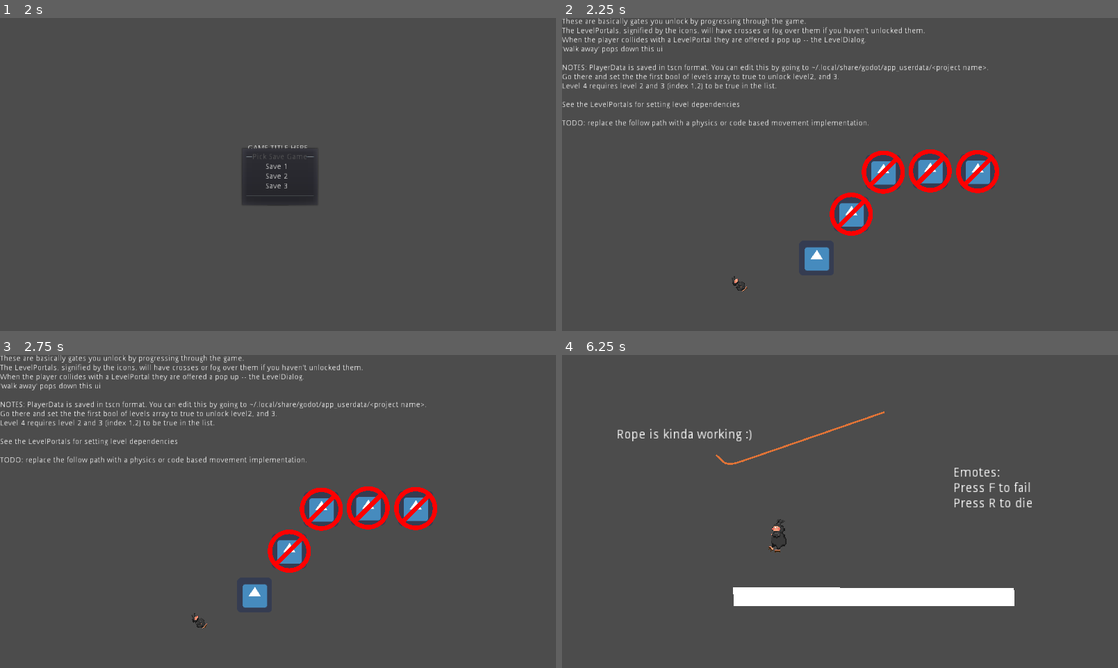
Above: before the commit, frames 1-4 (two rows, left to right).
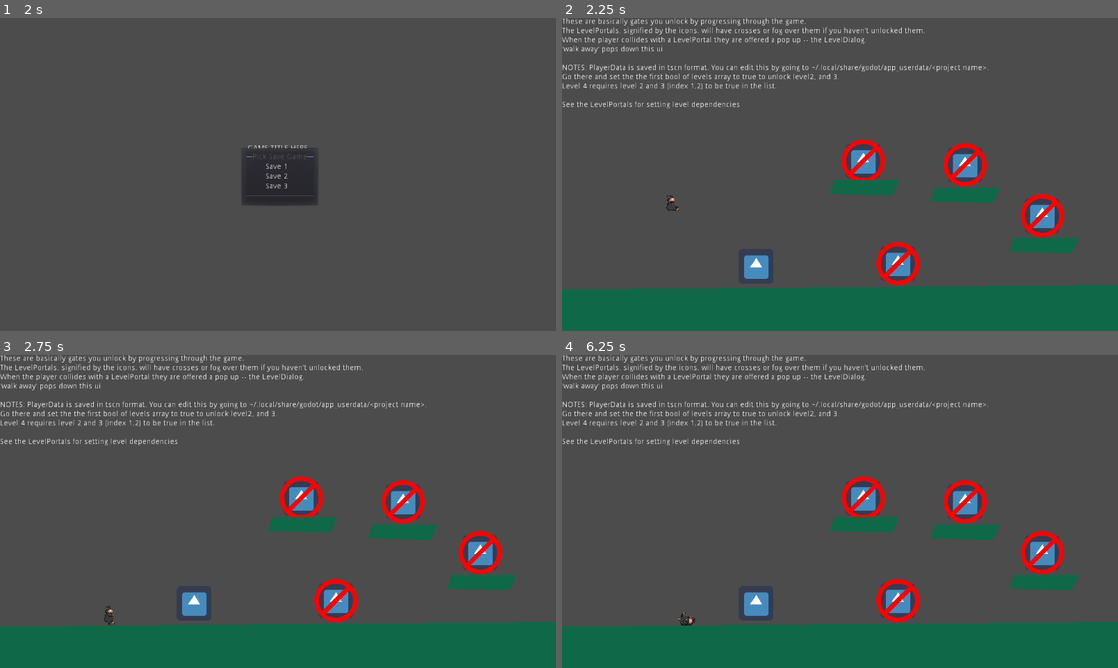
Above: after the commit, the same moments.

Repository: gmeisinger/plug-it-in
Game: Godot game, scene res://scenes/UI/Title.tscn
The game is run twice, just before and just after one commit, with the same random seed, the same clock (stepped at 60 frames per second) and the same inputs. The engine's default icon, where the game draws it, is replaced by a stand-in: a white triangle on a blue panel in a dark square.
Inputs (mouse positions are in pixels of both pictures, inside the frame that each line leads up to):
- Up to frame 1 (2 s): click "Play" at 0.5 s; click "Play" at 1.25 s
- Up to frame 2 (2.25 s): click "Options" at 2 s
- Up to frame 3 (2.75 s): no input
- Up to frame 4 (6.25 s): tap Enter at 2.75 s; hold D (move_right) 2.78-4.25 s; tap R (die) at 2.85, 5.85 s; tap Space (jump) at 3.02, 3.77 s; tap F (fail) at 3.6 s; click (823, 530) at 4.25 s, where only the run before the commit has a clickable "GO"; click (823, 517) at 5 s, where only the run before the commit has a clickable "GO"; hold A (move_left) from 5.78 s (still down)

Frame 1 is identical in both runs. In frame 2, 21% of the frame differs, in the area x 0-100%, y 32-100%; in frame 3, 21%; in frame 4, 24%, in the area x 0-100%, y 0-100%.

Commit message:
physics based world map

Diff:
--- a/scenes/map/LevelPortal.gd
+++ b/scenes/map/LevelPortal.gd
@@ -16,10 +16,10 @@
 func _ready():
 	if locked: $LockedSprite.show()
 
-func _on_LevelPortal_area_entered(area):
+func _on_LevelPortal_body_entered(body):
 	if locked: return
 	level_dialog.pop_up(level_path)
 
-func _on_LevelPortal_area_exited(area):
+func _on_LevelPortal_body_exited(body):
 	if locked: return
 	level_dialog._on_Dont_pressed()
--- a/scenes/map/LevelPortal.tscn
+++ b/scenes/map/LevelPortal.tscn
@@ -24,5 +24,5 @@
 
 [node name="CollisionShape" type="CollisionShape2D" parent="Area2D"]
 shape = SubResource( 1 )
-[connection signal="area_entered" from="Area2D" to="." method="_on_LevelPortal_area_entered"]
-[connection signal="area_exited" from="Area2D" to="." method="_on_LevelPortal_area_exited"]
+[connection signal="body_entered" from="Area2D" to="." method="_on_LevelPortal_body_entered"]
+[connection signal="body_exited" from="Area2D" to="." method="_on_LevelPortal_body_exited"]
--- a/scenes/map/WorldMap.tscn
+++ b/scenes/map/WorldMap.tscn
@@ -1,39 +1,16 @@
-[gd_scene load_steps=8 format=2]
+[gd_scene load_steps=5 format=2]
 
 [ext_resource path="res://scenes/map/WorldMap.gd" type="Script" id=1]
 [ext_resource path="res://scenes/map/LevelPortal.tscn" type="PackedScene" id=2]
-[ext_resource path="res://assets/guy.png" type="Texture" id=3]
-[ext_resource path="res://scenes/map/LevelDialog.tscn" type="PackedScene" id=4]
-
-[sub_resource type="Curve2D" id=1]
-_data = {
-"points": PoolVector2Array( 0, 0, 0, 0, 42.4576, 295.921, 0, 0, 0, 0, 134.215, 295.921, 0, 0, 0, 0, 219.275, 222.453, 0, 0, 0, 0, 278.082, 146.623, 0, 0, 0, 0, 338.437, 68.471 )
-}
-
-[sub_resource type="CircleShape2D" id=2]
-
-[sub_resource type="Animation" id=3]
-resource_name = "MoveThing"
-length = 5.5
-tracks/0/type = "value"
-tracks/0/path = NodePath(".:unit_offset")
-tracks/0/interp = 1
-tracks/0/loop_wrap = true
-tracks/0/imported = false
-tracks/0/enabled = true
-tracks/0/keys = {
-"times": PoolRealArray( 0, 1.7, 3, 5.5 ),
-"transitions": PoolRealArray( 1, 1, 1, 1 ),
-"update": 0,
-"values": [ 0.0, 0.3435, 0.393992, 0.6176 ]
-}
+[ext_resource path="res://scenes/map/LevelDialog.tscn" type="PackedScene" id=3]
+[ext_resource path="res://scenes/player/player.tscn" type="PackedScene" id=4]
 
 [node name="WorldMap" type="Node"]
 script = ExtResource( 1 )
 
 [node name="Notes" type="Label" parent="."]
 margin_right = 875.0
-margin_bottom = 150.0
+margin_bottom = 167.0
 text = "These are basically gates you unlock by progressing through the game.
 The LevelPortals, signified by the icons, will have crosses or fog over them if you haven't unlocked them.
 When the player collides with a LevelPortal they are offered a pop up -- the LevelDialog.
@@ -43,71 +20,84 @@
 Go there and set the the first bool of levels array to true to unlock level2, and 3.
 Level 4 requires level 2 and 3 (index 1,2) to be true in the list.
 
-See the LevelPortals for setting level dependencies
-
-TODO: replace the follow path with a physics or code based movement implementation."
+See the LevelPortals for setting level dependencies"
 
 [node name="SpriteMap" type="Sprite" parent="."]
 
 [node name="LevelPortals" type="Node" parent="."]
 
 [node name="LevelPortal" parent="LevelPortals" instance=ExtResource( 2 )]
-position = Vector2( 468.996, 441.985 )
+position = Vector2( 357.445, 456.949 )
 level_path = "res://scenes/levels/area.tscn"
 
 [node name="LevelPortal2" parent="LevelPortals" instance=ExtResource( 2 )]
-position = Vector2( 532.838, 360.954 )
+position = Vector2( 618.542, 452.099 )
 level_name = "Level2"
 level_path = "res://scenes/levels/Level2.tscn"
 level_dependencies = [ 0 ]
 
 [node name="LevelPortal3" parent="LevelPortals" instance=ExtResource( 2 )]
-position = Vector2( 591.769, 283.607 )
+position = Vector2( 884.249, 363.869 )
 level_name = "Level3"
 level_path = "res://scenes/levels/Level3.tscn"
 level_dependencies = [ 0 ]
 
 [node name="LevelPortal4" parent="LevelPortals" instance=ExtResource( 2 )]
-position = Vector2( 678.079, 281.274 )
+position = Vector2( 742.016, 270.391 )
 level_name = "Level4"
 level_path = "res://scenes/levels/Level3.tscn"
 level_dependencies = [ 1, 2 ]
 
 [node name="LevelPortal5" parent="LevelPortals" instance=ExtResource( 2 )]
-position = Vector2( 765.555, 282.441 )
+position = Vector2( 554.697, 263.396 )
 level_name = "Level5"
 level_path = "res://scenes/levels/Level3.tscn"
 level_dependencies = [ 3 ]
 
-[node name="WorldMapPath" type="Node2D" parent="."]
-editor/display_folded = true
-position = Vector2( 357.272, 191.527 )
-
-[node name="Path2D" type="Path2D" parent="WorldMapPath"]
-position = Vector2( -80.9505, -5.21391 )
-curve = SubResource( 1 )
-
-[node name="PathFollow2D" type="PathFollow2D" parent="WorldMapPath/Path2D"]
-position = Vector2( 245.157, 189.079 )
-rotation = -0.878467
-offset = 246.064
-rotate = false
-
-[node name="CharacterSprite" type="Sprite" parent="WorldMapPath/Path2D/PathFollow2D"]
-texture = ExtResource( 3 )
-vframes = 6
-hframes = 10
-
-[node name="Area2D" type="Area2D" parent="WorldMapPath/Path2D/PathFollow2D"]
-
-[node name="CollisionShape2D" type="CollisionShape2D" parent="WorldMapPath/Path2D/PathFollow2D/Area2D"]
-shape = SubResource( 2 )
-
-[node name="AnimationPlayer" type="AnimationPlayer" parent="WorldMapPath/Path2D/PathFollow2D"]
-autoplay = "MoveThing"
-anims/MoveThing = SubResource( 3 )
-
 [node name="Lights" type="Node" parent="."]
 
-[node name="LevelDialog" parent="." instance=ExtResource( 4 )]
+[node name="Floor" type="StaticBody2D" parent="."]
+
+[node name="CollisionPolygon2D" type="CollisionPolygon2D" parent="Floor"]
+polygon = PoolVector2Array( -245.828, 501.499, 1169.13, 490.418, 1179.1, 66.0416, 1304.31, 63.8255, 1305.42, 690.972, -517.296, 635.571, -505.108, 19.5042, -122.836, 28.3685 )
+
+[node name="Polygon2D2" type="Polygon2D" parent="Floor"]
+color = Color( 0.0627451, 0.411765, 0.286275, 1 )
+polygon = PoolVector2Array( -245.828, 501.499, 1169.13, 490.418, 1179.1, 66.0416, 1304.31, 63.8255, 1305.42, 690.972, -517.296, 635.571, -505.108, 19.5042, -122.836, 28.3685 )
+
+[node name="Platform1" type="StaticBody2D" parent="."]
+position = Vector2( 887.078, 416.847 )
+
+[node name="CollisionPolygon2D" type="CollisionPolygon2D" parent="Platform1"]
+polygon = PoolVector2Array( -55.3494, -12.5269, 64.3051, -12.1538, 51.8768, 16.4853, -63.7603, 13.2431 )
+
+[node name="Polygon2D2" type="Polygon2D" parent="Platform1"]
+color = Color( 0.0627451, 0.411765, 0.286275, 1 )
+polygon = PoolVector2Array( -55.3494, -12.5269, 64.3051, -12.1538, 51.8768, 16.4853, -63.7603, 13.2431 )
+
+[node name="Platform2" type="StaticBody2D" parent="."]
+position = Vector2( 741.518, 324.341 )
+
+[node name="CollisionPolygon2D" type="CollisionPolygon2D" parent="Platform2"]
+polygon = PoolVector2Array( -55.3494, -12.5269, 64.3051, -12.1538, 51.8768, 16.4853, -63.7603, 13.2431 )
+
+[node name="Polygon2D2" type="Polygon2D" parent="Platform2"]
+color = Color( 0.0627451, 0.411765, 0.286275, 1 )
+polygon = PoolVector2Array( -55.3494, -12.5269, 64.3051, -12.1538, 51.8768, 16.4853, -63.7603, 13.2431 )
+
+[node name="Platform3" type="StaticBody2D" parent="."]
+position = Vector2( 556.507, 310.737 )
+
+[node name="CollisionPolygon2D" type="CollisionPolygon2D" parent="Platform3"]
+polygon = PoolVector2Array( -55.3494, -12.5269, 64.3051, -12.1538, 51.8768, 16.4853, -63.7603, 13.2431 )
+
+[node name="Polygon2D2" type="Polygon2D" parent="Platform3"]
+color = Color( 0.0627451, 0.411765, 0.286275, 1 )
+polygon = PoolVector2Array( -55.3494, -12.5269, 64.3051, -12.1538, 51.8768, 16.4853, -63.7603, 13.2431 )
+
+[node name="LevelDialog" parent="." instance=ExtResource( 3 )]
 visible = false
+margin_top = 302.645
+
+[node name="player" parent="." instance=ExtResource( 4 )]
+position = Vector2( 203.904, 338.617 )
